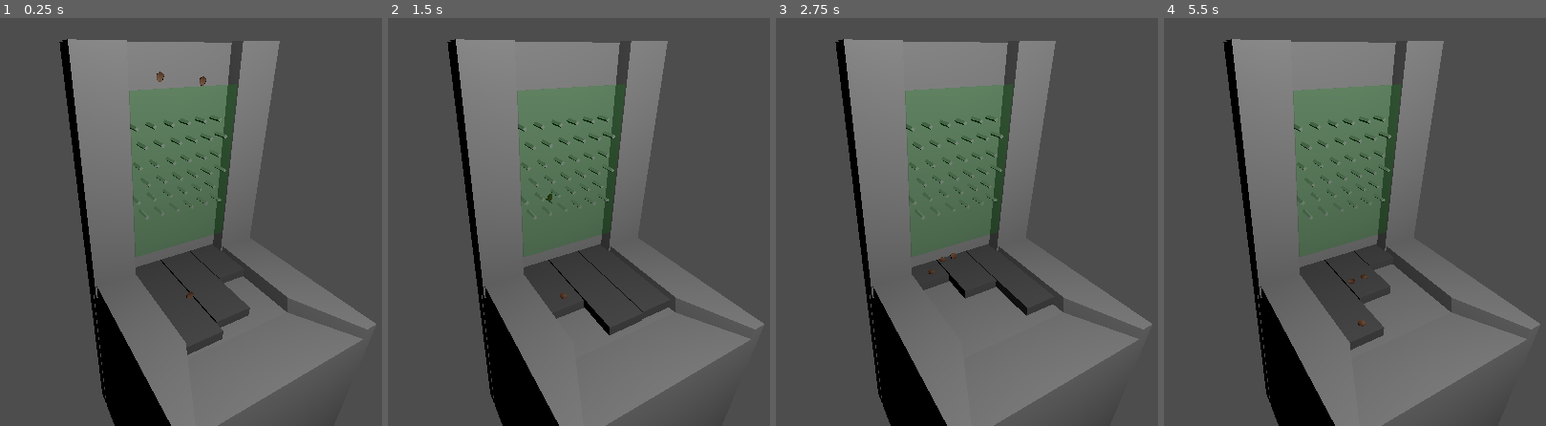
Above: before the commit, frames 1-4 (left to right).
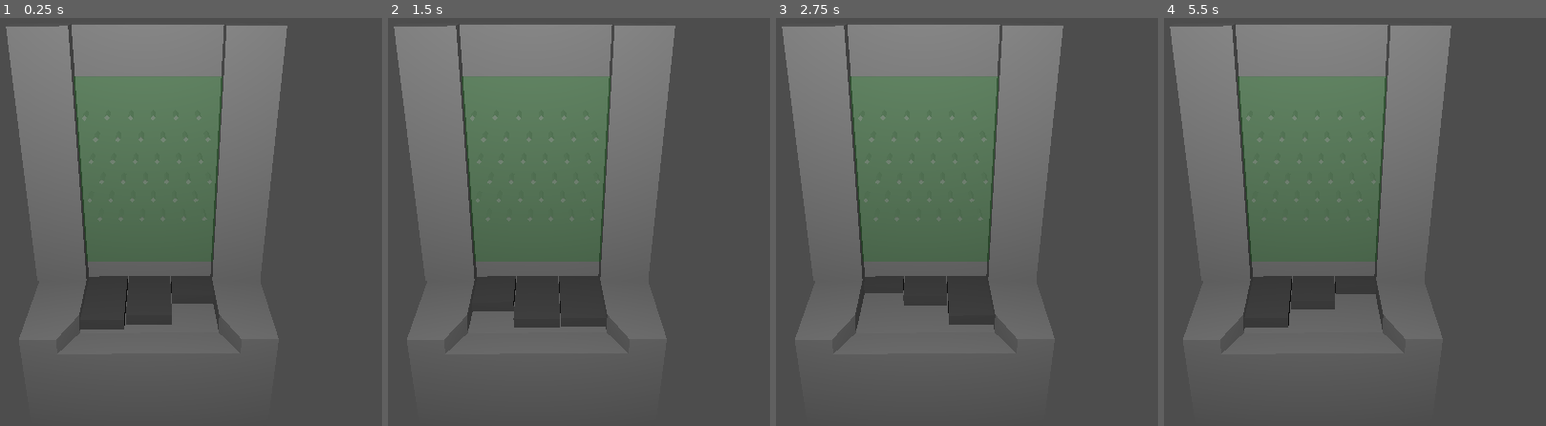
Above: after the commit, the same moments.

Repository: shaunhegarty/coin-pusher-godot
Game: Godot game, scene res://coin_pusher.tscn
The game is run twice, just before and just after one commit, with the same random seed, the same clock (stepped at 60 frames per second) and the same inputs.
Inputs (mouse positions are in pixels of both pictures, inside the frame that each line leads up to):
- Up to frame 1 (0.25 s): no input
- Up to frame 2 (1.5 s): move the mouse to (712, 189) at 0.52 s; click (712, 189) at 0.67 s; move the mouse to (391, 234) at 1.27 s; click (391, 234) at 1.42 s
- Up to frame 3 (2.75 s): move the mouse to (1009, 115) at 2.02 s; click (1009, 115) at 2.17 s
- Up to frame 4 (5.5 s): move the mouse to (1282, 295) at 2.77 s; click (1282, 295) at 2.92 s; move the mouse to (outside the picture) at 3.52 s; click (outside the picture) at 3.67 s; move the mouse to (outside the picture) at 4.27 s; click (outside the picture) at 4.42 s; move the mouse to (1358, 209) at 5.02 s; click (1358, 209) at 5.17 s

The runs differ from the first frame. In frame 1, 38% of the frame differs, in the area x 1-99%, y 1-100%; in frame 2, 38%; in frame 3, 38%; in frame 4, 37%.

Commit message:
Squish the machine further and update the animations

Diff:
--- a/2p_coin.tscn
+++ b/2p_coin.tscn
@@ -3,7 +3,7 @@
 [ext_resource type="PackedScene" uid="uid://d18hm6qrx8ucb" path="res://coin.glb" id="1_sd4qk"]
 
 [sub_resource type="PhysicsMaterial" id="PhysicsMaterial_nxogv"]
-friction = 0.14
+friction = 0.3
 
 [sub_resource type="CylinderShape3D" id="CylinderShape3D_2s0p2"]
 margin = 0.001
--- a/coin_pusher.tscn
+++ b/coin_pusher.tscn
@@ -1,23 +1,9 @@
-[gd_scene load_steps=11 format=3 uid="uid://disn2kqpe0tkp"]
+[gd_scene load_steps=10 format=3 uid="uid://disn2kqpe0tkp"]
 
 [ext_resource type="PackedScene" uid="uid://dao02pqjyw86r" path="res://2p_coin.tscn" id="2_gph00"]
 [ext_resource type="PackedScene" uid="uid://rmisfm470h1t" path="res://coin_pusher.glb" id="3_2dwd0"]
 [ext_resource type="Script" path="res://pusher.gd" id="4_0q1ku"]
 [ext_resource type="Script" path="res://coin_spawner.gd" id="4_4cjm0"]
-
-[sub_resource type="GDScript" id="GDScript_uipy4"]
-script/source = "extends Node3D
-
-
-# Called when the node enters the scene tree for the first time.
-func _ready():
-	pass # Replace with function body.
-
-
-# Called every frame. 'delta' is the elapsed time since the previous frame.
-func _process(delta):
-	pass
-"
 
 [sub_resource type="Animation" id="Animation_4ba00"]
 length = 6.0
@@ -29,10 +15,10 @@
 tracks/0/interp = 1
 tracks/0/loop_wrap = true
 tracks/0/keys = {
-"times": PackedFloat32Array(0),
-"transitions": PackedFloat32Array(1),
+"times": PackedFloat32Array(0, 3),
+"transitions": PackedFloat32Array(-2, -2),
 "update": 0,
-"values": [Vector3(-2.3722, 6.87366, 1.16893)]
+"values": [Vector3(-3.51995, 6.87366, 1.16893), Vector3(-5.35814, 6.87366, 1.16893)]
 }
 tracks/1/type = "value"
 tracks/1/imported = false
@@ -41,10 +27,10 @@
 tracks/1/interp = 1
 tracks/1/loop_wrap = true
 tracks/1/keys = {
-"times": PackedFloat32Array(0),
-"transitions": PackedFloat32Array(1),
+"times": PackedFloat32Array(1, 4),
+"transitions": PackedFloat32Array(-2, -2),
 "update": 0,
-"values": [Vector3(-2.3722, 6.87366, -0.068771)]
+"values": [Vector3(-3.51091, 6.87366, -0.068771), Vector3(-5.3569, 6.87366, -0.068771)]
 }
 tracks/2/type = "value"
 tracks/2/imported = false
@@ -53,10 +39,10 @@
 tracks/2/interp = 1
 tracks/2/loop_wrap = true
 tracks/2/keys = {
-"times": PackedFloat32Array(0),
-"transitions": PackedFloat32Array(1),
+"times": PackedFloat32Array(2, 5),
+"transitions": PackedFloat32Array(-2, -2),
 "update": 0,
-"values": [Vector3(-2.37757, 6.87366, -1.29826)]
+"values": [Vector3(-3.51803, 6.87366, -1.29826), Vector3(-5.35644, 6.87366, -1.29826)]
 }
 
 [sub_resource type="Animation" id="Animation_rwl3x"]
@@ -73,7 +59,7 @@
 "times": PackedFloat32Array(0, 3),
 "transitions": PackedFloat32Array(-2, -2),
 "update": 0,
-"values": [Vector3(-2.3722, 6.87366, 1.16893), Vector3(-5.18314, 6.87366, 1.16893)]
+"values": [Vector3(-3.54751, 6.87366, 1.16893), Vector3(-5.18314, 6.87366, 1.16893)]
 }
 tracks/1/type = "value"
 tracks/1/imported = false
@@ -85,7 +71,7 @@
 "times": PackedFloat32Array(1, 4),
 "transitions": PackedFloat32Array(-2, -2),
 "update": 0,
-"values": [Vector3(-2.3722, 6.87366, -0.068771), Vector3(-5.18672, 6.87366, -0.068771)]
+"values": [Vector3(-3.54918, 6.87366, -0.068771), Vector3(-5.18672, 6.87366, -0.068771)]
 }
 tracks/2/type = "value"
 tracks/2/imported = false
@@ -97,7 +83,7 @@
 "times": PackedFloat32Array(2, 5),
 "transitions": PackedFloat32Array(-2, -2),
 "update": 0,
-"values": [Vector3(-2.37757, 6.87366, -1.29826), Vector3(-5.21064, 6.87366, -1.29826)]
+"values": [Vector3(-3.55472, 6.87366, -1.29826), Vector3(-5.21064, 6.87366, -1.29826)]
 }
 
 [sub_resource type="AnimationLibrary" id="AnimationLibrary_echt6"]
@@ -113,24 +99,12 @@
 size = Vector3(0.5, 1, 3)
 
 [node name="CoinPusherRoot" type="Node3D"]
-script = SubResource("GDScript_uipy4")
-
-[node name="Coins" type="Node3D" parent="."]
-
-[node name="coin1" parent="Coins" instance=ExtResource("2_gph00")]
-transform = Transform3D(1, 0, 0, 0, 1, 0, 0, 0, 1, -3.77199, 13.4239, 0.752663)
-
-[node name="coin2" parent="Coins" instance=ExtResource("2_gph00")]
-transform = Transform3D(1, 0, 0, 0, 1, 0, 0, 0, 1, -3.73287, 13.2713, -0.58944)
-
-[node name="coin3" parent="Coins" instance=ExtResource("2_gph00")]
-transform = Transform3D(1, 0, 0, 0, 1, 0, 0, 0, 1, -1.4004, 7.94381, 1.03469)
 
 [node name="SceneSetup" type="Node3D" parent="."]
 
 [node name="Camera3D" type="Camera3D" parent="SceneSetup"]
-transform = Transform3D(0.459704, -0.404129, 0.790792, 0, 0.890459, 0.455063, -0.888072, -0.209194, 0.409348, 4.37536, 13.8745, 5.06092)
-fov = 67.1
+transform = Transform3D(0.00326382, -0.446336, 0.89486, -3.19011e-05, 0.894864, 0.446338, -0.999995, -0.00148532, 0.00290644, 8.58187, 15.4496, -0.164331)
+fov = 45.0
 
 [node name="OmniLight3D" type="OmniLight3D" parent="SceneSetup"]
 transform = Transform3D(1, 0, 0, 0, 1, 0, 0, 0, 1, 5.97743, 16.6727, 0.166083)
@@ -141,6 +115,7 @@
 [node name="TheMachine" parent="." instance=ExtResource("3_2dwd0")]
 
 [node name="Pushers" type="Node3D" parent="TheMachine"]
+transform = Transform3D(1, 0, 0, 0, 1, 0, 0, 0, 1, -0.500154, 0, 0.0831006)
 
 [node name="AnimationPlayer" type="AnimationPlayer" parent="TheMachine/Pushers"]
 playback_process_mode = 0
@@ -149,7 +124,7 @@
 }
 
 [node name="AnimatedPusher" type="AnimatableBody3D" parent="TheMachine/Pushers" node_paths=PackedStringArray("animation_player")]
-transform = Transform3D(1, 0, 0, 0, 1, 0, 0, 0, 1, -2.3722, 6.87366, 1.16893)
+transform = Transform3D(1, 0, 0, 0, 1, 0, 0, 0, 1, -3.51995, 6.87366, 1.16893)
 script = ExtResource("4_0q1ku")
 animation_player = NodePath("../AnimationPlayer")
 
@@ -161,7 +136,7 @@
 size = Vector3(4, 0.3, 1.2)
 
 [node name="AnimatedPusher2" type="AnimatableBody3D" parent="TheMachine/Pushers" node_paths=PackedStringArray("animation_player")]
-transform = Transform3D(1, 0, 0, 0, 1, 0, 0, 0, 1, -2.3722, 6.87366, -0.068771)
+transform = Transform3D(1, 0, 0, 0, 1, 0, 0, 0, 1, -3.92113, 6.87366, -0.068771)
 script = ExtResource("4_0q1ku")
 animation_player = NodePath("../AnimationPlayer")
 
@@ -173,7 +148,7 @@
 size = Vector3(4, 0.3, 1.2)
 
 [node name="AnimatedPusher3" type="AnimatableBody3D" parent="TheMachine/Pushers" node_paths=PackedStringArray("animation_player")]
-transform = Transform3D(1, 0, 0, 0, 1, 0, 0, 0, 1, -2.37757, 6.87366, -1.29826)
+transform = Transform3D(1, 0, 0, 0, 1, 0, 0, 0, 1, -4.9479, 6.87366, -1.29826)
 script = ExtResource("4_0q1ku")
 animation_player = NodePath("../AnimationPlayer")
 
--- a/project.godot
+++ b/project.godot
@@ -21,10 +21,10 @@
 [physics]
 
 3d/run_on_separate_thread=true
-common/physics_ticks_per_second=120
+common/physics_ticks_per_second=90
 3d/solver/contact_recycle_radius=0.005
-3d/solver/contact_max_separation=0.01
-3d/solver/contact_max_allowed_penetration=0.005
+3d/solver/contact_max_separation=0.005
+3d/solver/contact_max_allowed_penetration=0.001
 
 [rendering]
 
Binary file changed: coin_pusher.glb
